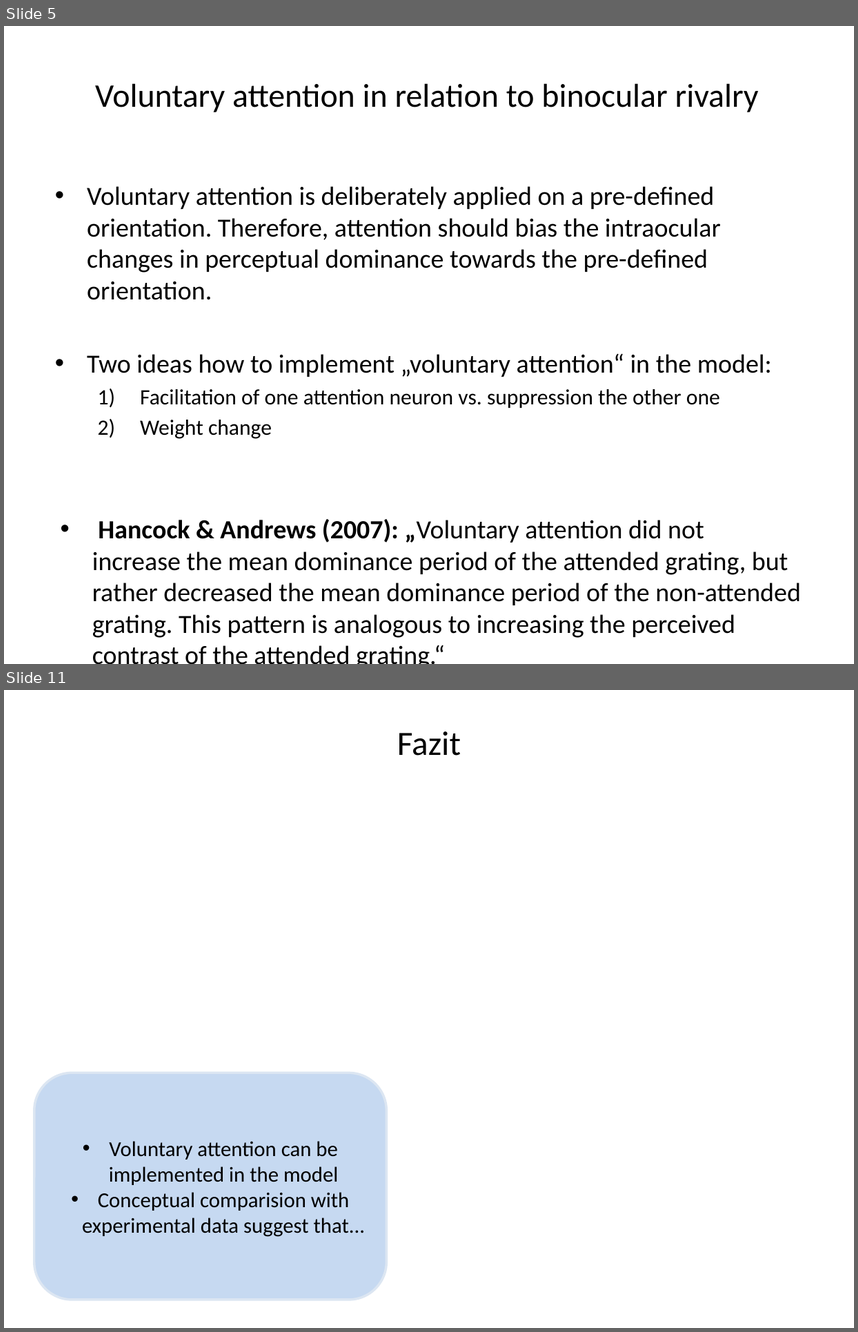
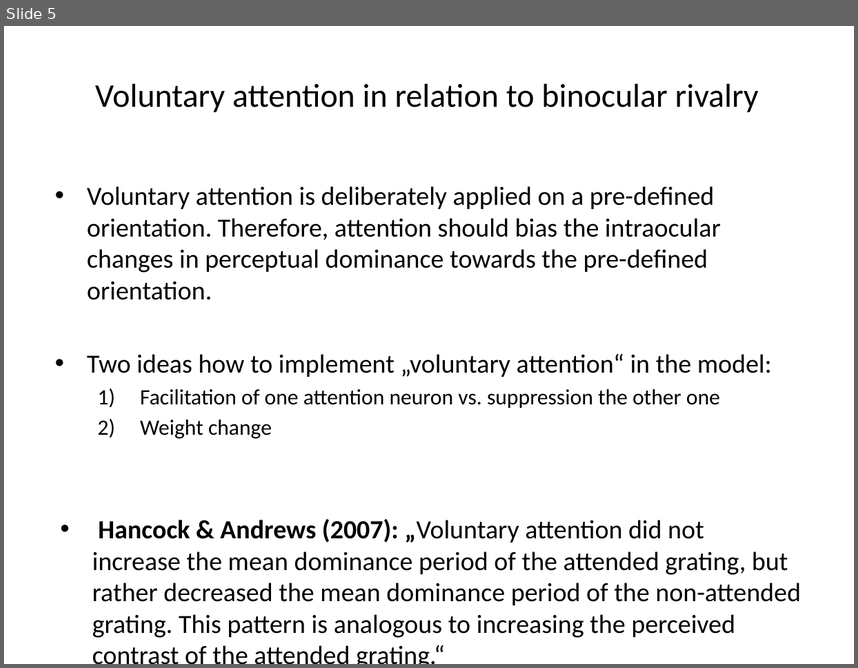
Before and after one commit to LukasNeugebauer/neuromatch_project, a slide deck: AttentionInBinocularRivalry_Project.pptx. Shown one above the other, each under a label of ours: slides 5 and 11 before the commit, slide 5 after it; the slides between them are not shown. The pictures are 858x1332 and 858x668 pixels, drawn with LibreOffice and Linux fonts; fonts in the diff are those of the drawing. Boxes give left, top, right and bottom in pixels: in the first picture for what was removed or moved away, otherwise in the second. Text is boxed around its words. In the diff, an @@ line names an element or a change of style, - is before the commit and + after.

```diff
--- a/AttentionInBinocularRivalry_Project.pptx
+++ b/AttentionInBinocularRivalry_Project.pptx
@@ slide 11 removed at [4, 690, 854, 1328], background #FFFFFF @@
@@ title removed at [397, 731, 461, 756] @@
-Fazit
@@ rounded rectangle removed at [34, 1072, 386, 1299] @@
-• Voluntary attention can be implemented in the model
-• Conceptual comparision with experimental data suggest that...
```
Also in this commit, not shown: 6 slides changed, 3 slides added, 1 other slide removed.
